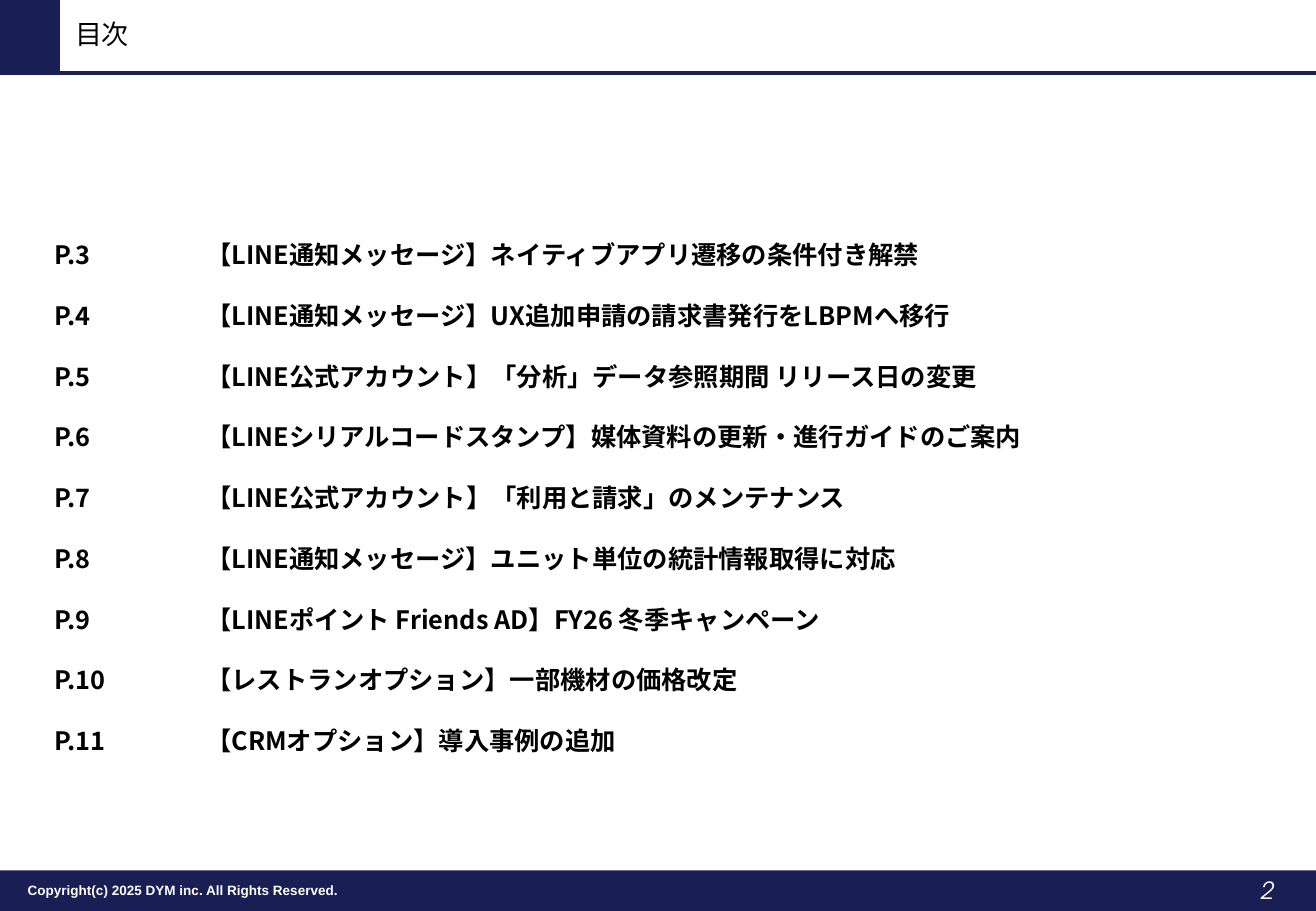
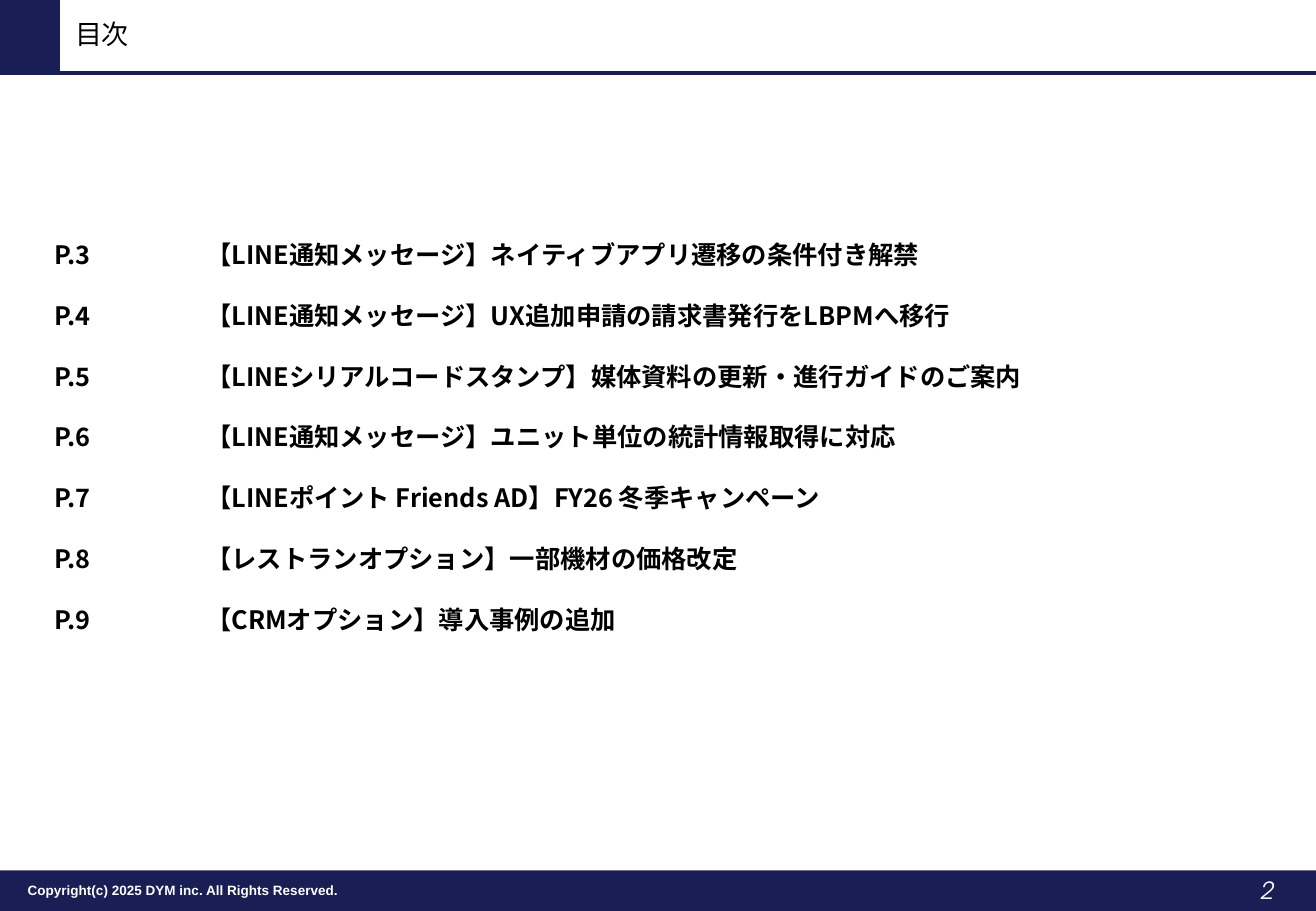
Before and after one commit to tonomura-r-dev/folder, a slide deck: slide 2 of LINEOA媒体最新情報_2026年10月トレンドレポート.pptx. Drawn at 1316x911 pixels with LibreOffice and Linux fonts; fonts in the diff are those of the drawing; background and template pictures are left out. Boxes give left, top, right and bottom in pixels: in the first picture for what was removed or moved away, otherwise in the second. Text is boxed around its words. In the diff, an @@ line names an element or a change of style, - is before the commit and + after.

```diff
--- a/LINEOA媒体最新情報_2026年10月トレンドレポート.pptx
+++ b/LINEOA媒体最新情報_2026年10月トレンドレポート.pptx
@@ text at bbox=[206, 364, 977, 389]: paragraph removed @@
-【LINE公式アカウント】「分析」データ参照期間 リリース日の変更
@@ text at bbox=[206, 485, 845, 510]: paragraph removed @@
-【LINE公式アカウント】「利用と請求」のメンテナンス
@@ text at bbox=[54, 670, 105, 751]: paragraphs removed @@
-P.10
-P.11
```
Also in this commit, not shown: 2 slides removed, 1 other file.
